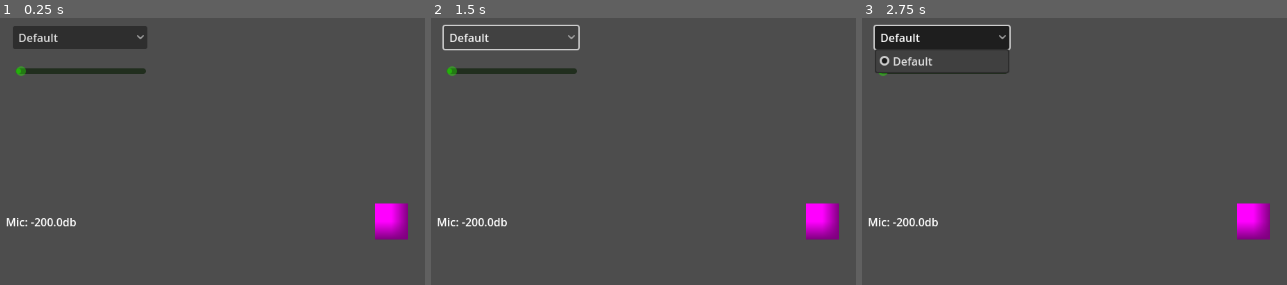
Above: before the commit, frames 1-3 (left to right).
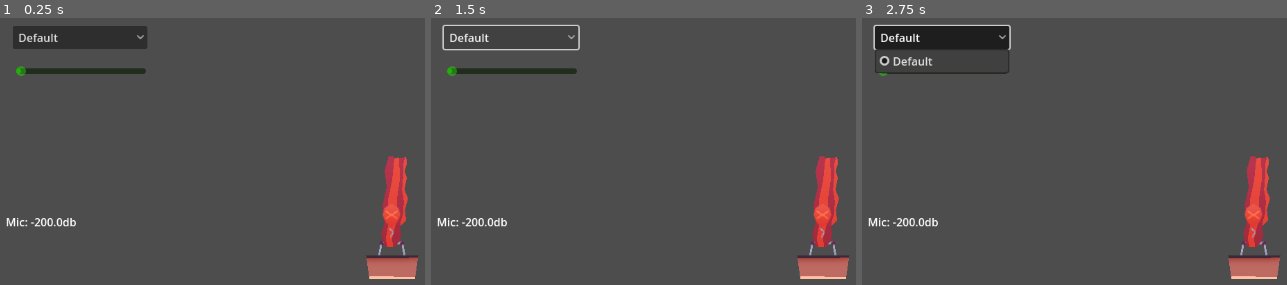
Above: after the commit, the same moments.

Repository: Fabianofski/minijam-191
Game: Godot game, scene res://scenes/game/game.tscn
Two runs of this game, one before a commit and one after it. Both use one fixed random seed, a clock stepped at 60 frames per second and the inputs below.
Inputs:
- Up to frame 1 (0.25 s): no input
- Up to frame 2 (1.5 s): click "Default" at 0.5 s; click "Default" at 1.25 s
- Up to frame 3 (2.75 s): click "Default" at 2 s

The runs differ from the first frame. In frame 1, 3.1% of the frame differs, in the area x 86-99%, y 51-98%; in frame 2, 3.1%; in frame 3, 3.1%.

Commit message:
Refactor: moved sprites to scene folders

Diff:
--- a/project.godot
+++ b/project.godot
@@ -22,7 +22,7 @@
 
 [autoload]
 
-MicControl="*res://scenes/game/input/mic_control.tscn"
+MicControl="*res://scenes/game/mic_control/mic_control.tscn"
 
 [rendering]
 
--- /dev/null
+++ b/scenes/game/air_balloon/air_balloon.tscn
@@ -0,0 +1,18 @@
+[gd_scene load_steps=4 format=3 uid="uid://o1jhpwkep6qb"]
+
+[ext_resource type="Script" uid="uid://bqg5ick5ma6bq" path="res://scenes/game/air_balloon/air_balloon.gd" id="1_851m2"]
+[ext_resource type="Texture2D" uid="uid://dp7tref2b41ji" path="res://scenes/game/air_balloon/basket_spr.png" id="2_xf1nk"]
+[ext_resource type="Texture2D" uid="uid://cqbh1soyw1ii2" path="res://scenes/game/air_balloon/balloon_popped_spr.png" id="3_ivjlr"]
+
+[node name="AirBalloon" type="Node2D"]
+script = ExtResource("1_851m2")
+bounds = 500.0
+speed = 200.0
+
+[node name="basket" type="Sprite2D" parent="."]
+position = Vector2(0, 19)
+texture = ExtResource("2_xf1nk")
+
+[node name="balloon" type="Sprite2D" parent="."]
+position = Vector2(0, -29)
+texture = ExtResource("3_ivjlr")
--- a/scenes/game/game.tscn
+++ b/scenes/game/game.tscn
@@ -1,9 +1,8 @@
 [gd_scene load_steps=4 format=3 uid="uid://ccx0v61gy2iva"]
 
-[ext_resource type="PackedScene" uid="uid://2yc3fqjjaygw" path="res://scenes/game/input/mic_control_menu.tscn" id="2_7h61r"]
-[ext_resource type="Script" uid="uid://bqg5ick5ma6bq" path="res://scenes/game/air_balloon.gd" id="3_0sr1o"]
-
-[sub_resource type="PlaceholderTexture2D" id="PlaceholderTexture2D_sul5r"]
+[ext_resource type="PackedScene" uid="uid://o1jhpwkep6qb" path="res://scenes/game/air_balloon/air_balloon.tscn" id="2_0sr1o"]
+[ext_resource type="PackedScene" uid="uid://2yc3fqjjaygw" path="res://scenes/game/mic_control/mic_control_menu.tscn" id="2_7h61r"]
+[ext_resource type="Texture2D" uid="uid://cqkp8hh1a05lm" path="res://scenes/game/obstacles/obstacle_balloon_spr.png" id="3_0sr1o"]
 
 [node name="Root" type="Node2D"]
 
@@ -11,11 +10,11 @@
 
 [node name="Camera2D" type="Camera2D" parent="."]
 
-[node name="AirBalloon" type="Node2D" parent="."]
-script = ExtResource("3_0sr1o")
-bounds = 500.0
-speed = 200.0
+[node name="AirBalloon" parent="." instance=ExtResource("2_0sr1o")]
 
-[node name="Sprite2D" type="Sprite2D" parent="AirBalloon"]
-scale = Vector2(48.5, 51.5)
-texture = SubResource("PlaceholderTexture2D_sul5r")
+[node name="ObstacleSpawner" type="Node2D" parent="."]
+
+[node name="Obstacle" type="Node2D" parent="ObstacleSpawner"]
+
+[node name="Sprite2D" type="Sprite2D" parent="ObstacleSpawner/Obstacle"]
+texture = ExtResource("3_0sr1o")
--- a/scenes/game/input/mic_control.tscn
+++ b/scenes/game/mic_control/mic_control.tscn
@@ -1,6 +1,6 @@
 [gd_scene load_steps=3 format=3 uid="uid://dtain8krg62ml"]
 
-[ext_resource type="Script" uid="uid://b2irnq238n27q" path="res://scenes/game/input/mic_control.gd" id="1_ycsa0"]
+[ext_resource type="Script" uid="uid://b2irnq238n27q" path="res://scenes/game/mic_control/mic_control.gd" id="1_ycsa0"]
 
 [sub_resource type="AudioStreamMicrophone" id="AudioStreamMicrophone_80nbo"]
 
--- a/scenes/game/input/mic_control_menu.tscn
+++ b/scenes/game/mic_control/mic_control_menu.tscn
@@ -1,6 +1,6 @@
 [gd_scene load_steps=3 format=3 uid="uid://2yc3fqjjaygw"]
 
-[ext_resource type="Script" uid="uid://bja3oxssvvg4m" path="res://scenes/game/input/mic_control_menu.gd" id="1_4qpj4"]
+[ext_resource type="Script" uid="uid://bja3oxssvvg4m" path="res://scenes/game/mic_control/mic_control_menu.gd" id="1_4qpj4"]
 
 [sub_resource type="Gradient" id="Gradient_5ma71"]
 offsets = PackedFloat32Array(0.392027, 0.707641, 0.986711)
--- /dev/null
+++ b/scenes/game/obstacles/obstacle.tscn
@@ -0,0 +1,8 @@
+[gd_scene load_steps=2 format=3 uid="uid://df2edejk6rln2"]
+
+[ext_resource type="Texture2D" uid="uid://cqkp8hh1a05lm" path="res://scenes/game/obstacles/obstacle_balloon_spr.png" id="1_l4brk"]
+
+[node name="Obstacle" type="Node2D"]
+
+[node name="Sprite2D" type="Sprite2D" parent="."]
+texture = ExtResource("1_l4brk")
--- /dev/null
+++ b/scenes/game/obstacles/obstacle_spawner.gd
@@ -0,0 +1,8 @@
+extends Node2D
+
+func _process(_delta: float) -> void:
+	pass
+
+
+func spawn_new_obstacle() -> void:
+	pass
Renamed: scenes/game/air_balloon.gd -> scenes/game/air_balloon/air_balloon.gd
Renamed: scenes/game/air_balloon.gd.uid -> scenes/game/air_balloon/air_balloon.gd.uid
Renamed: sprites/balloon_popped_spr.png -> scenes/game/air_balloon/balloon_popped_spr.png
Not shown, added: scenes/game/air_balloon/balloon_popped_spr.png.import
Renamed: sprites/balloon_spr.png -> scenes/game/air_balloon/balloon_spr.png
Not shown, added: scenes/game/air_balloon/balloon_spr.png.import
Renamed: sprites/basket_spr.png -> scenes/game/air_balloon/basket_spr.png
Not shown, added: scenes/game/air_balloon/basket_spr.png.import
Renamed: scenes/game/input/mic_control.gd -> scenes/game/mic_control/mic_control.gd
Renamed: scenes/game/input/mic_control.gd.uid -> scenes/game/mic_control/mic_control.gd.uid
Renamed: scenes/game/input/mic_control_menu.gd -> scenes/game/mic_control/mic_control_menu.gd
Renamed: scenes/game/input/mic_control_menu.gd.uid -> scenes/game/mic_control/mic_control_menu.gd.uid
(and 11 more such lines)
